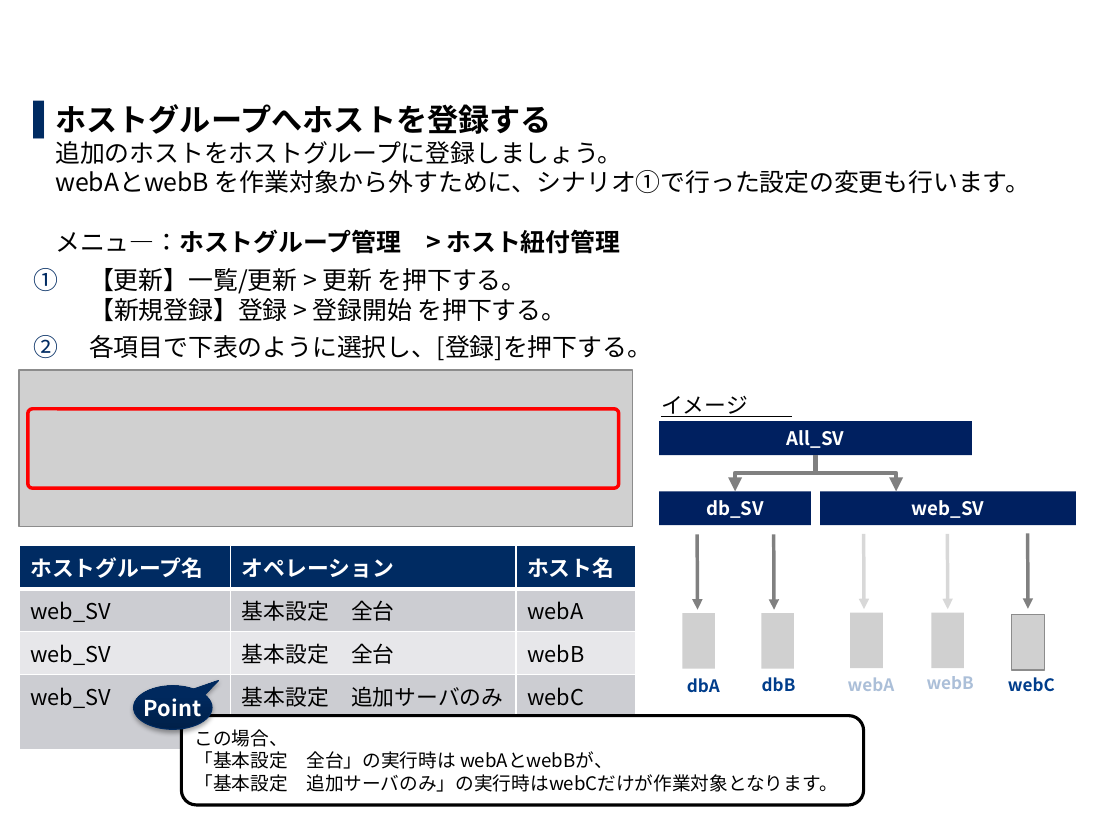
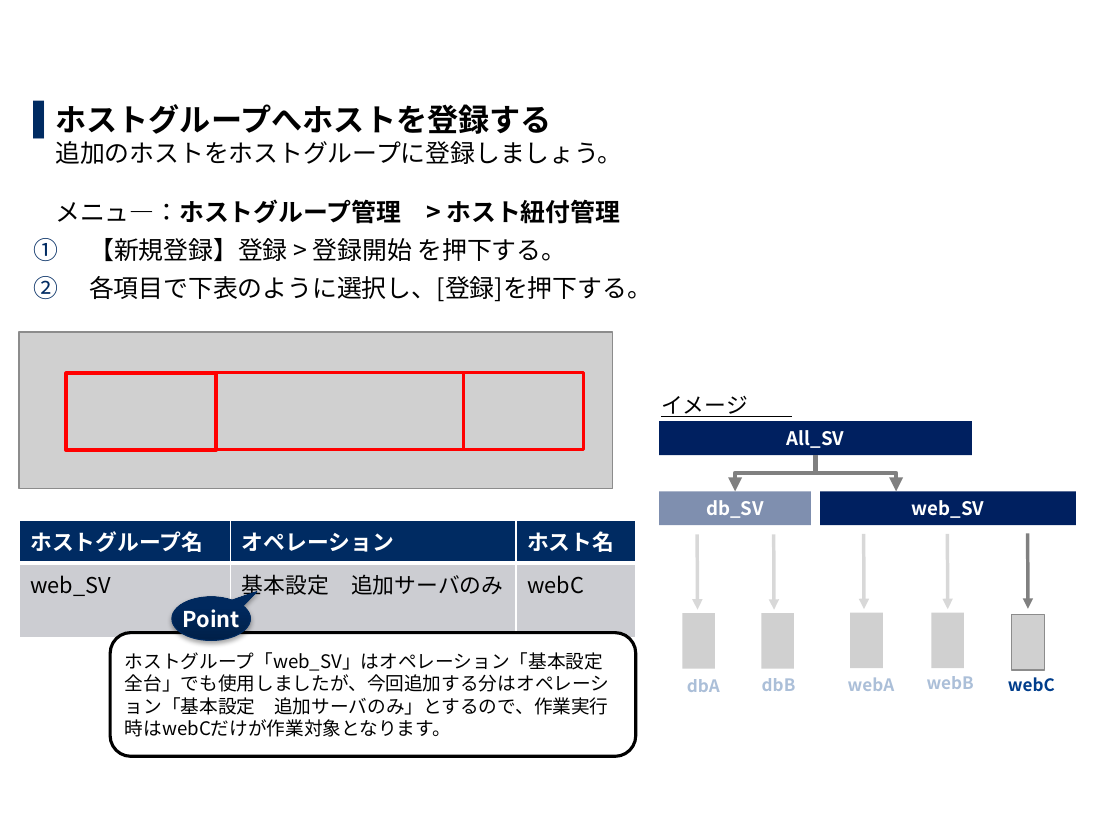
Before and after one commit to exastro-suite/it-automation-docs, a slide deck: slide 37 of asset/Learn_ja/ITA-hg-ps_practice_ja.pptx (slide 38 before the commit). Drawn at 1120x840 pixels with LibreOffice and Linux fonts; fonts in the diff are those of the drawing; grey boxes stand for pictures; background and template pictures are left out. Boxes give left, top, right and bottom in pixels: in the first picture for what was removed or moved away, otherwise in the second. Text is boxed around its words. In the diff, an @@ line names an element or a change of style, - is before the commit and + after.

```diff
--- a/asset/Learn_ja/ITA-hg-ps_practice_ja.pptx
+++ b/asset/Learn_ja/ITA-hg-ps_practice_ja.pptx
@@ text at box(55, 104, 622, 261): text changed @@
-▌ ホストグループへホストを登録する
-  追加のホストをホストグループに登録しましょう。
-  webAとwebB を作業対象から外すために、シナリオ①で行った設定の変更も行います。
-  メニュ―：ホストグループ管理 > ホスト紐付管理
-1. 【更新】一覧/更新 > 更新 を押下する。
-   【新規登録】登録 > 登録開始 を押下する。
+▌ ホストグループへホストを登録する
+  追加のホストをホストグループに登録しましょう。
+  メニュ―：ホストグループ管理 > ホスト紐付管理
+1. 【新規登録】登録 > 登録開始 を押下する。
@@ picture: place and size @@
-picture at box(19, 370, 633, 526)
+picture at box(19, 332, 613, 488)
@@ rectangle added at box(66, 373, 216, 450), outline #FF0000 2.25 pt @@
@@ rectangle added at box(216, 373, 464, 450), outline #FF0000 2.25 pt @@
@@ rectangle added at box(464, 373, 584, 450), outline #FF0000 2.25 pt @@
@@ rounded rectangle removed at box(28, 409, 619, 488) @@
@@ rectangle "db_SV" at box(660, 492, 812, 525): fill #002060 to #002060 at 50% opacity @@
@@ table at box(19, 520, 636, 604) @@
-row 2: web_SV | 基本設定 全台 | webA
-row 3: web_SV | 基本設定 全台 | webB
@@ table: place and size @@
-table at box(19, 545, 636, 712)
+table at box(19, 520, 636, 604)
@@ speech bubble "Point": place and size @@
-speech bubble "Point" at box(133, 685, 212, 729)
+speech bubble "Point" at box(172, 597, 251, 641)
@@ rounded rectangle "ホストグループ「web_SV」はオペレーション「基本設定": place and size @@
-rounded rectangle "ホストグループ「web_SV」はオペレーション「基本設定" at box(181, 716, 864, 805)
+rounded rectangle "ホストグループ「web_SV」はオペレーション「基本設定" at box(110, 633, 635, 756)
@@ text in rounded rectangle at box(125, 652, 610, 737): text changed @@
-この場合、
-「基本設定 全台」の実行時は webAとwebBが、
-「基本設定 追加サーバのみ」の実行時はwebCだけが作業対象となります。
+ホストグループ「web_SV」はオペレーション「基本設定
+全台」でも使用しましたが、今回追加する分はオペレーシ
+ョン「基本設定 追加サーバのみ」とするので、作業実行
+時はwebCだけが作業対象となります。
@@ text "dbA" at box(687, 679, 720, 692): text colour #003D8B to #003D8B at 32% opacity @@
@@ text "dbB" at box(762, 678, 796, 691): text colour #003D8B to #003D8B at 32% opacity @@
```
Also in this commit, not shown: 36 other slides changed, 2 slides added, 3 slides removed, 1 other file.
